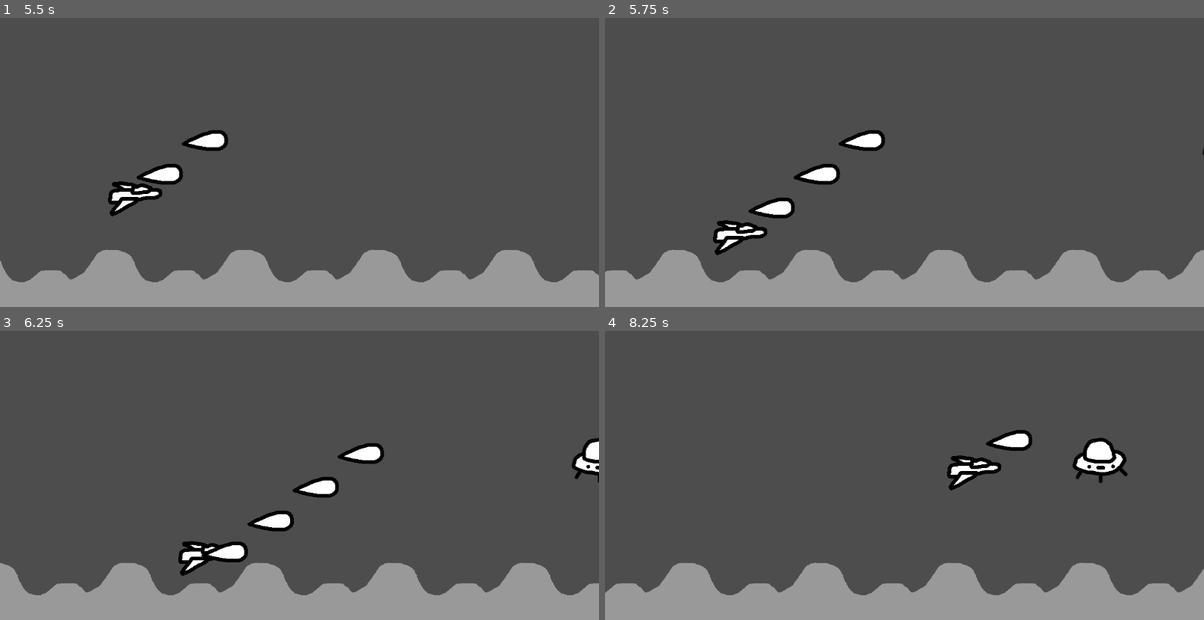
Above: before the commit, frames 1-4 (two rows, left to right).
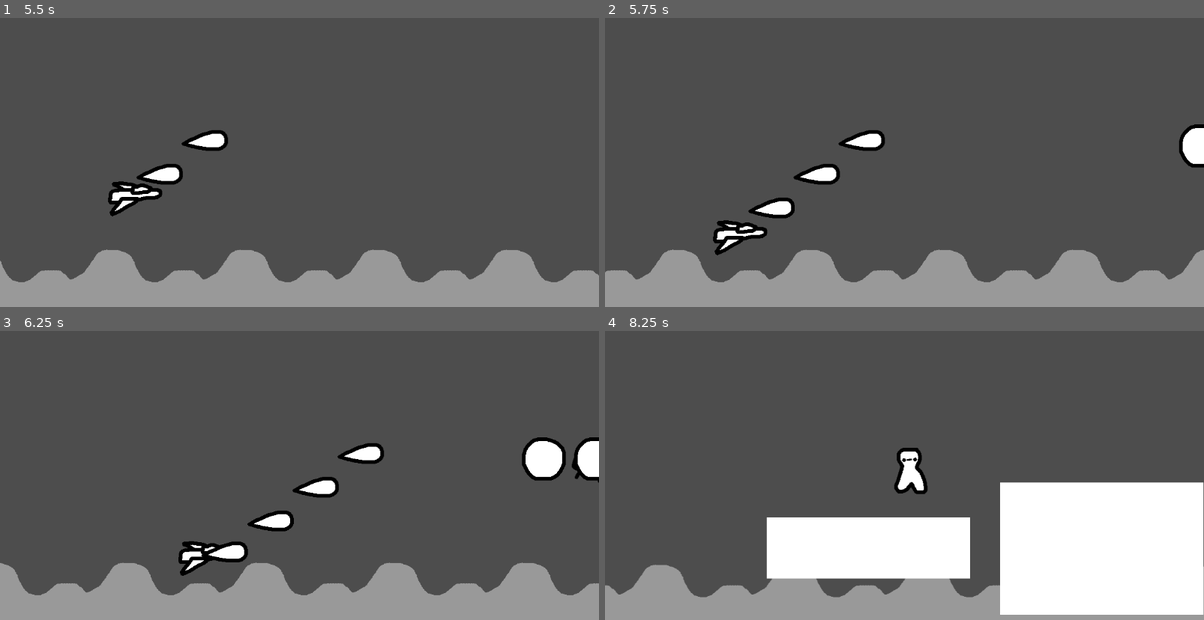
Above: after the commit, the same moments.

Repository: aznoqmous/a11y
Game: Godot game, scene res://scenes/racing_game/racing_scene.tscn
Two runs of this game, one before a commit and one after it. Both use one fixed random seed, a clock stepped at 60 frames per second and the inputs below.
Inputs (mouse positions are in pixels of both pictures, inside the frame that each line leads up to):
- Up to frame 1 (5.5 s): move the mouse to (431, 122) at 0.52 s; press the mouse at (431, 122) at 0.53 s; hold D (Right) 0.53-1.28 s; move the mouse to (179, 156) at 1.27 s; release the mouse at (179, 156) at 1.28 s; hold S (Down) 1.28-2.03 s; click (179, 156) at 1.35 s; move the mouse to (359, 64) at 2.02 s; hold D (Right) 2.03-2.78 s; hold Space (Space) 2.03-2.78 s; click (359, 64) at 2.3 s; move the mouse to (269, 205) at 2.77 s; hold W (Up) 2.78-3.53 s; click (269, 205) at 2.85 s; move the mouse to (479, 188) at 3.52 s; press the mouse at (479, 188) at 3.53 s; hold A (Left) 3.53-5.03 s; move the mouse to (119, 87) at 4.27 s; release the mouse at (119, 87) at 4.28 s; tap Space (Space) at 4.35 s; click (119, 87) at 4.55 s; move the mouse to (329, 139) at 5.02 s; press the mouse at (329, 139) at 5.03 s; hold S (Down) from 5.03 s (still down)
- Up to frame 2 (5.75 s): keep holding S (Down)
- Up to frame 3 (6.25 s): move the mouse to (209, 368) at 5.77 s; release S (Down) at 5.78 s; release the mouse at (209, 368) at 5.78 s; hold D (Right) from 5.78 s (still down); click (209, 368) at 5.85 s
- Up to frame 4 (8.25 s): move the mouse to (1036, 435) at 6.52 s; release D (Right) at 6.53 s; hold W (Up) 6.53-7.28 s; hold Space (Space) 6.53-7.28 s; click (1036, 435) at 6.8 s; move the mouse to (784, 469) at 7.27 s; hold D (Right) 7.28-8.03 s; click (784, 469) at 7.35 s; move the mouse to (964, 377) at 8.02 s; press the mouse at (964, 377) at 8.03 s; hold S (Down) from 8.03 s (still down)

Frame 1 is identical in both runs. In frame 2, 0.5% of the frame differs, in the area x 95-100%, y 36-52%; in frame 3, 1.2%; in frame 4, 28%, in the area x 0-100%, y 34-99%.

Commit message:
added shmup enemy bullets

Diff:
--- /dev/null
+++ b/scenes/shmup_game/foe_bullet.tscn
@@ -0,0 +1,17 @@
+[gd_scene format=3 uid="uid://cfd7crw1aflmp"]
+
+[ext_resource type="Script" uid="uid://cwnyqb8fxc4e6" path="res://scripts/shmup_game/foe_bullet.gd" id="1_5v6uw"]
+[ext_resource type="Texture2D" uid="uid://ivix065hrrso" path="res://sprites/shmup_game/foe-bullet.png" id="2_vlt0r"]
+
+[sub_resource type="CircleShape2D" id="CircleShape2D_gcbj8"]
+radius = 34.0147
+
+[node name="FoeBullet" type="Area2D" unique_id=515463113]
+collision_layer = 2
+script = ExtResource("1_5v6uw")
+
+[node name="Sprite2D" type="Sprite2D" parent="." unique_id=1393532717]
+texture = ExtResource("2_vlt0r")
+
+[node name="CollisionShape2D" type="CollisionShape2D" parent="." unique_id=1108139952]
+shape = SubResource("CircleShape2D_gcbj8")
--- a/scenes/shmup_game/foe_vessel.tscn
+++ b/scenes/shmup_game/foe_vessel.tscn
@@ -2,6 +2,7 @@
 
 [ext_resource type="Script" uid="uid://cp7esn5isowts" path="res://scripts/foe.gd" id="1_je138"]
 [ext_resource type="Texture2D" uid="uid://ceou7wwsu71cm" path="res://sprites/shmup_game/shmup-vessel-1.png" id="2_eq0s1"]
+[ext_resource type="PackedScene" uid="uid://cfd7crw1aflmp" path="res://scenes/shmup_game/foe_bullet.tscn" id="2_jnkde"]
 
 [sub_resource type="CircleShape2D" id="CircleShape2D_tuqxm"]
 radius = 43.046486
@@ -11,6 +12,8 @@
 script = ExtResource("1_je138")
 speed = Vector2(-100, 0)
 max_health = 3.0
+bullet_scene = ExtResource("2_jnkde")
+bullet_speed = 200.0
 
 [node name="Sprite2D" type="Sprite2D" parent="." unique_id=510771067]
 texture = ExtResource("2_eq0s1")
--- a/scripts/foe.gd
+++ b/scripts/foe.gd
@@ -2,6 +2,12 @@
 
 @export var speed: Vector2 = Vector2.LEFT
 @export var max_health := 1.0
+
+@export_category("Bullet")
+@export var bullet_scene : PackedScene
+@export var bullet_speed := 100.0
+@export var fire_cooldown := 1.0
+var fire_time = 0.0
 
 var is_alive : bool :
 	get: return current_health > 0
@@ -15,11 +21,23 @@
 	position += delta * speed
 	scale = lerp(scale, Vector2.ONE, delta * 5.0)
 
+	fire_time -= delta
+	if bullet_scene and fire_cooldown and fire_time < 0:
+		fire_time = fire_cooldown
+		fire()
+
 func take_damage(value):
 	if not is_alive: return
 	current_health -= value
 	if not is_alive: die()
 	scale = Vector2.ONE * 1.5
 
+func fire():
+	var bullet := bullet_scene.instantiate() as FoeBullet
+	bullet.speed = Vector2.LEFT * bullet_speed
+	bullet.global_position = global_position
+	get_parent().add_child(bullet)
+	pass
+
 func die():
 	queue_free()
--- a/scripts/player.gd
+++ b/scripts/player.gd
@@ -4,3 +4,6 @@
 	area_entered.connect(func(body: Area2D):
 		print("Collided")
 	)
+
+func take_damage(value):
+	pass
--- /dev/null
+++ b/scripts/shmup_game/foe_bullet.gd
@@ -0,0 +1,6 @@
+class_name FoeBullet extends Area2D
+
+@export var speed : Vector2
+
+func _process(delta):
+	position += speed * delta
--- a/scripts/shmup_game/shmup_player.gd
+++ b/scripts/shmup_game/shmup_player.gd
@@ -1,6 +1,10 @@
 class_name ShmupPlayer extends Area2D
 
+@export var max_health := 1
+var current_health := 1
 @export var move_speed := 300.0
+
+@export_category("Bullet")
 @export var fire_speed := 0.2
 @export var bullet_speed := 400.0
 @export var bullet_scene : PackedScene
@@ -10,8 +14,9 @@
 
 func _ready():
 	area_entered.connect(func(area: Area2D):
-		SceneManager.next_game()
+		take_damage(1)
 	)
+	current_health = max_health
 
 func _process(delta) -> void:
 	if Input.is_action_pressed("Up"):
@@ -34,3 +39,9 @@
 	bullet_parent.add_child(bullet)
 	bullet.speed = Vector2.RIGHT * bullet_speed
 	bullet.global_position = global_position
+
+func take_damage(value):
+	if current_health <= 0: return;
+	current_health -= value
+	if current_health <= 0:
+		SceneManager.next_game()
Binary file added: Gaegu-Bold.ttf
Not shown, added: Gaegu-Bold.ttf.import
Not shown, added: scripts/shmup_game/foe_bullet.gd.uid
Binary file added: sprites/shmup_game/foe-bullet.png
Not shown, added: sprites/shmup_game/foe-bullet.png.import
